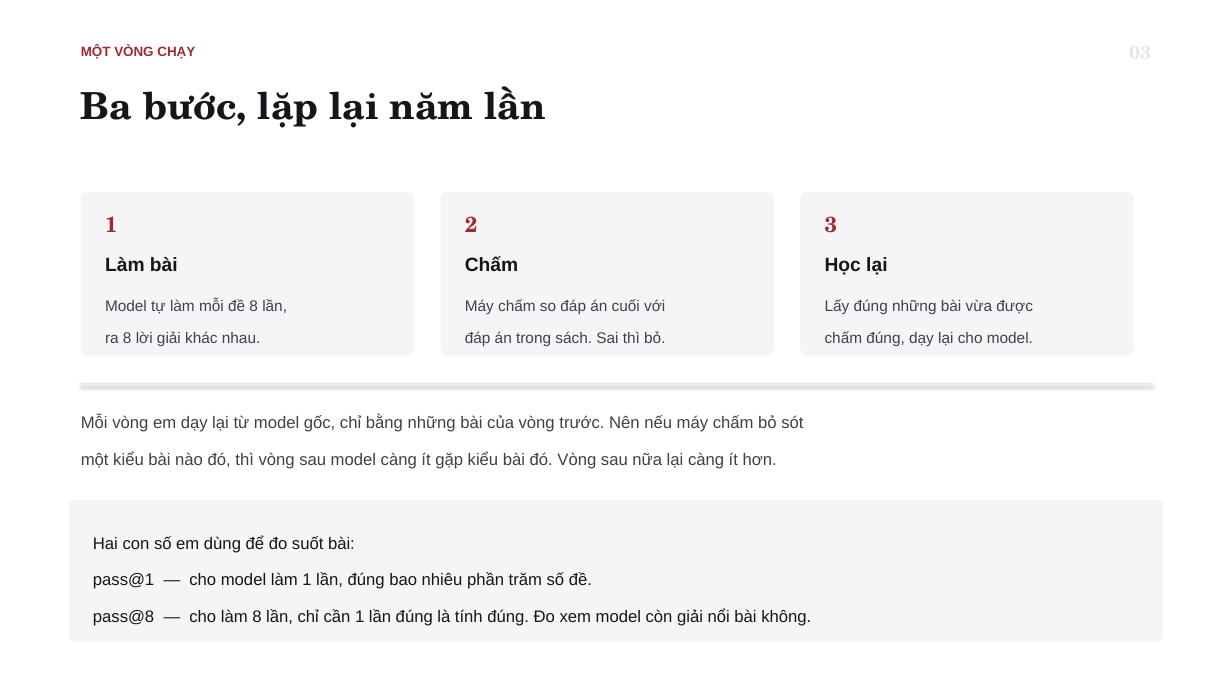
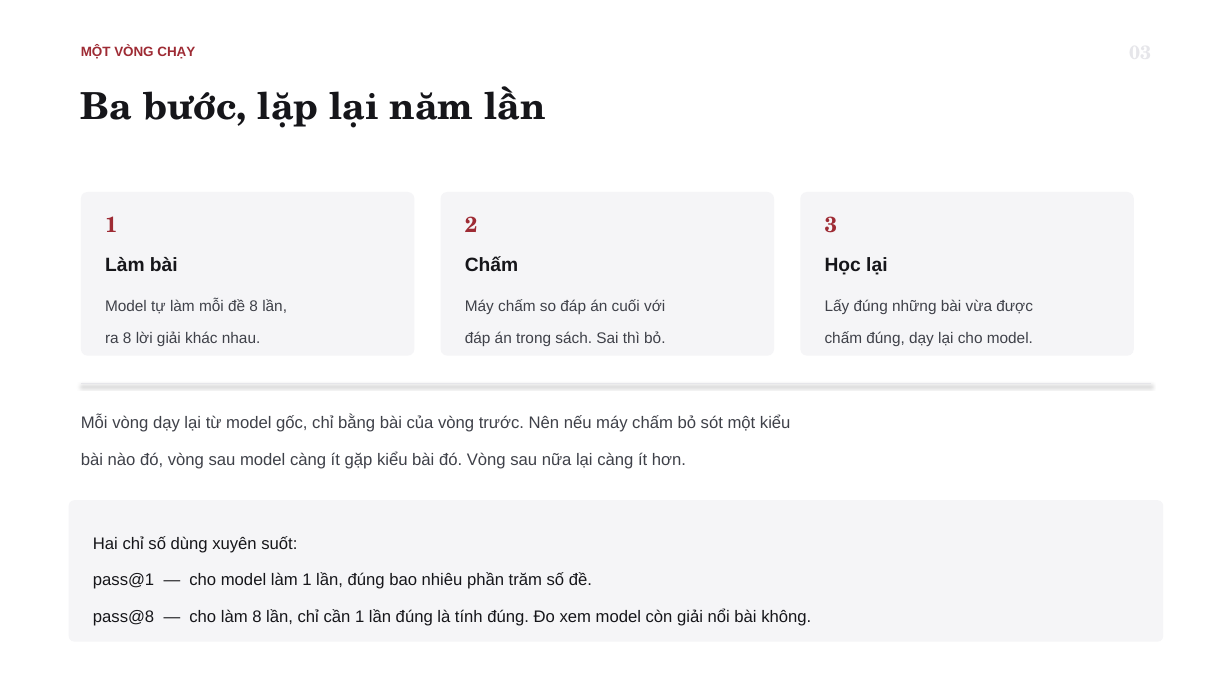
Before and after one commit to tsan2711/DACNTT_2026, a slide deck: slide 4 of BaoCaoTienDo_Tuan1-3_52300057_52300006.pptx. Drawn at 1232x693 pixels with LibreOffice and Linux fonts; fonts in the diff are those of the drawing. Boxes give left, top, right and bottom in pixels: in the first picture for what was removed or moved away, otherwise in the second. Text is boxed around its words. In the diff, an @@ line names an element or a change of style, - is before the commit and + after.

```diff
--- a/BaoCaoTienDo_Tuan1-3_52300057_52300006.pptx
+++ b/BaoCaoTienDo_Tuan1-3_52300057_52300006.pptx
@@ text at (81,415,791,469): text changed @@
-Mỗi vòng em dạy lại từ model gốc, chỉ bằng những bài của vòng trước. Nên nếu máy chấm bỏ sót
-một kiểu bài nào đó, thì vòng sau model càng ít gặp kiểu bài đó. Vòng sau nữa lại càng ít hơn.
+Mỗi vòng dạy lại từ model gốc, chỉ bằng bài của vòng trước. Nên nếu máy chấm bỏ sót một kiểu
+bài nào đó, vòng sau model càng ít gặp kiểu bài đó. Vòng sau nữa lại càng ít hơn.
@@ text at (93,536,297,553): text changed @@
-Hai con số em dùng để đo suốt bài:
+Hai chỉ số dùng xuyên suốt:
```
Also in this commit, not shown: 15 other slides changed, 1 slide added, 2 other files.
